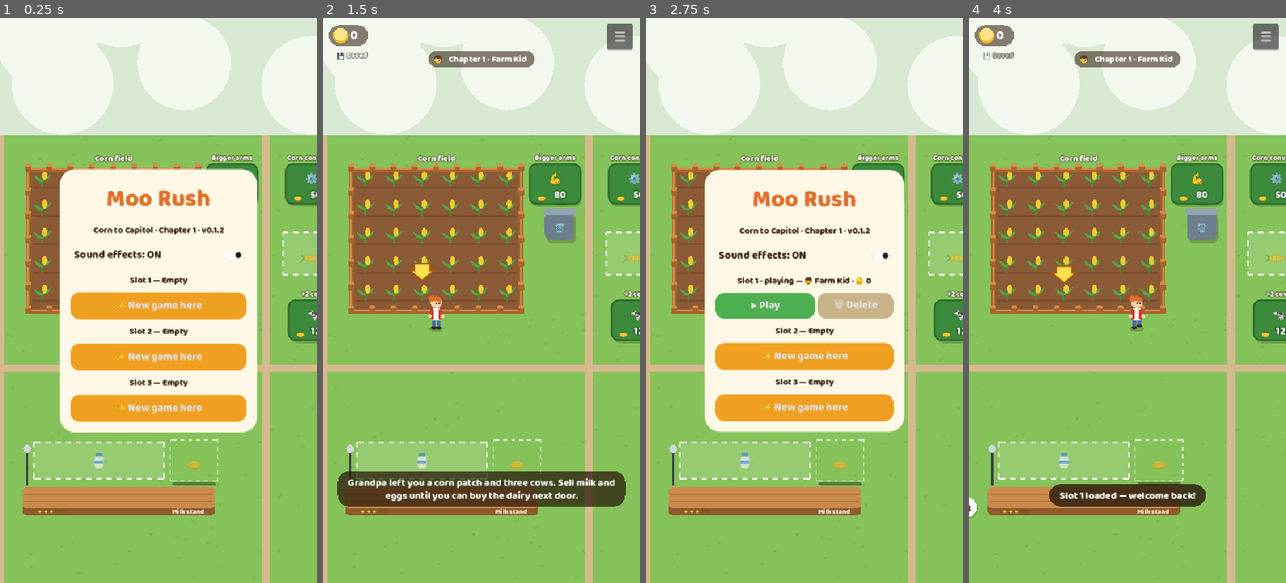
Above: before the commit, frames 1-4 (left to right).
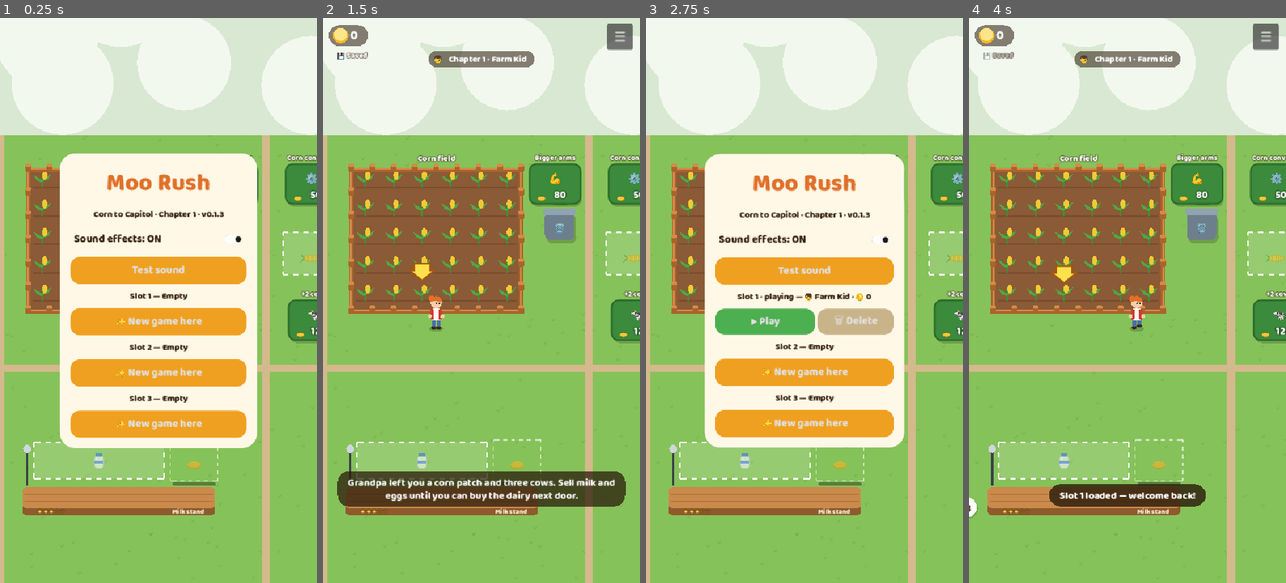
Above: after the commit, the same moments.

Repository: omerMost/moorush
Game: Godot game, scene res://scenes/main.tscn
Two runs of this game, one before a commit and one after it. Both use one fixed random seed, a clock stepped at 60 frames per second and the inputs below.
Inputs (mouse positions are in pixels of both pictures, inside the frame that each line leads up to):
- Up to frame 1 (0.25 s): no input
- Up to frame 2 (1.5 s): click (481, 272) at 0.5 s, where only the run after the commit has a clickable "Test sound"; click "✨ New game here" at 1.25 s
- Up to frame 3 (2.75 s): click "☰" at 2 s
- Up to frame 4 (4 s): click "▶ Play" at 2.75 s; move the mouse to (1197, 272) at 3.52 s; hold D from 3.53 s (still down); click (1197, 272) at 3.67 s

The runs differ from the first frame. In frame 1, 18% of the frame differs, in the area x 18-82%, y 24-77%; in frame 2, nothing differs; in frame 3, 18%, in the area x 18-82%, y 24-76%; in frame 4, nothing differs.

Commit message:
fix: add direct Android sound preview
- Show explicit sound state and offer a celebration preview when enabled.
- Raise short cue gain with headroom and verify preview pointer routing.
- Record unresolved phone listening and install version 0.1.3.

Diff:
--- a/godot/scripts/audio.gd
+++ b/godot/scripts/audio.gd
@@ -30,6 +30,7 @@
 	for i in VOICES:
 		var player := AudioStreamPlayer.new()
 		player.max_polyphony = 1
+		player.volume_db = 6.0  # Short cues need headroom on phone speakers.
 		add_child(player)
 		_players.append(player)
 
--- a/godot/scripts/hud.gd
+++ b/godot/scripts/hud.gd
@@ -161,7 +161,7 @@
 		menu_box.remove_child(c)
 		c.queue_free()
 	menu_box.add_child(lbl("Moo Rush", 40, "#e0702a"))
-	menu_box.add_child(lbl("Corn to Capitol · Chapter 1 · v0.1.2", 15))
+	menu_box.add_child(lbl("Corn to Capitol · Chapter 1 · v0.1.3", 15))
 	var sound := CheckButton.new()
 	sound.name = "SoundToggle"
 	sound.text = "Sound effects: ON" if Moo.audio.enabled else "Sound effects: OFF"
@@ -171,10 +171,16 @@
 	for color_name in ["font_color", "font_hover_color", "font_pressed_color", "font_hover_pressed_color", "font_focus_color"]:
 		sound.add_theme_color_override(color_name, Paint.C("#3a2412"))
 	sound.custom_minimum_size.y = 44
+	var preview := btn("Test sound", "#f0a020", func(): Moo.audio.play("gate"))
+	preview.name = "SoundPreview"
+	preview.disabled = not Moo.audio.enabled
 	sound.toggled.connect(func(value):
 		Moo.audio.set_enabled(value)
-		sound.text = "Sound effects: ON" if value else "Sound effects: OFF")
+		sound.text = "Sound effects: ON" if value else "Sound effects: OFF"
+		preview.disabled = not value
+		if value: Moo.audio.play("coin"))
 	menu_box.add_child(sound)
+	menu_box.add_child(preview)
 	var s := Moo.sim
 	for i in range(1, MooSim.SLOTS + 1):
 		var d = s.read_slot(i)
--- a/godot/tests/test_touch_hud.gd
+++ b/godot/tests/test_touch_hud.gd
@@ -61,10 +61,23 @@
 		print("  menu pointer click toggles sound: %s" % clicked)
 		ok = ok and clicked
 		sound.button_pressed = original
+		var preview = hud.menu_box.find_child("SoundPreview", false, false)
+		ok = ok and preview.disabled == not original
+		if original:
+			var before: int = moo.audio.played_count
+			tap = tap.duplicate()
+			tap.position = preview.get_global_rect().get_center()
+			tap.pressed = true
+			root.push_input(tap, true)
+			tap = tap.duplicate()
+			tap.pressed = false
+			root.push_input(tap, true)
+			ok = ok and moo.audio.played_count == before + 1
+			print("  preview pointer click schedules celebration: %s" % (moo.audio.played_count == before + 1))
 		print("  phone %s logical HUD=%s touch/menu checked" % [pixels, hud.size])
 	moo.sim.delete_slot(1)
 	if FileAccess.file_exists(moo.audio.settings_path): DirAccess.remove_absolute(moo.audio.settings_path)
-	await create_timer(0.2).timeout
+	await create_timer(0.75).timeout
 	moo.audio.stop_all()
 	print(("PASS" if ok else "FAIL") + " touch_hud")
 	quit(0 if ok else 1)
Not shown, changed: godot/export_presets.cfg
Not shown, changed: context/STATE.md
Not shown, changed: context/architecture/system-design.md
Not shown, changed: context/architecture/tech-stack.md
Not shown, changed: context/decisions/0007-precomputed-chapter1-audio.md
Not shown, changed: context/playtest-2026-10-07.md
Not shown, added: context/sessions/2026-10-07-01-32-android-audio-preview.md
Not shown, changed: context/tasks/backlog.md
